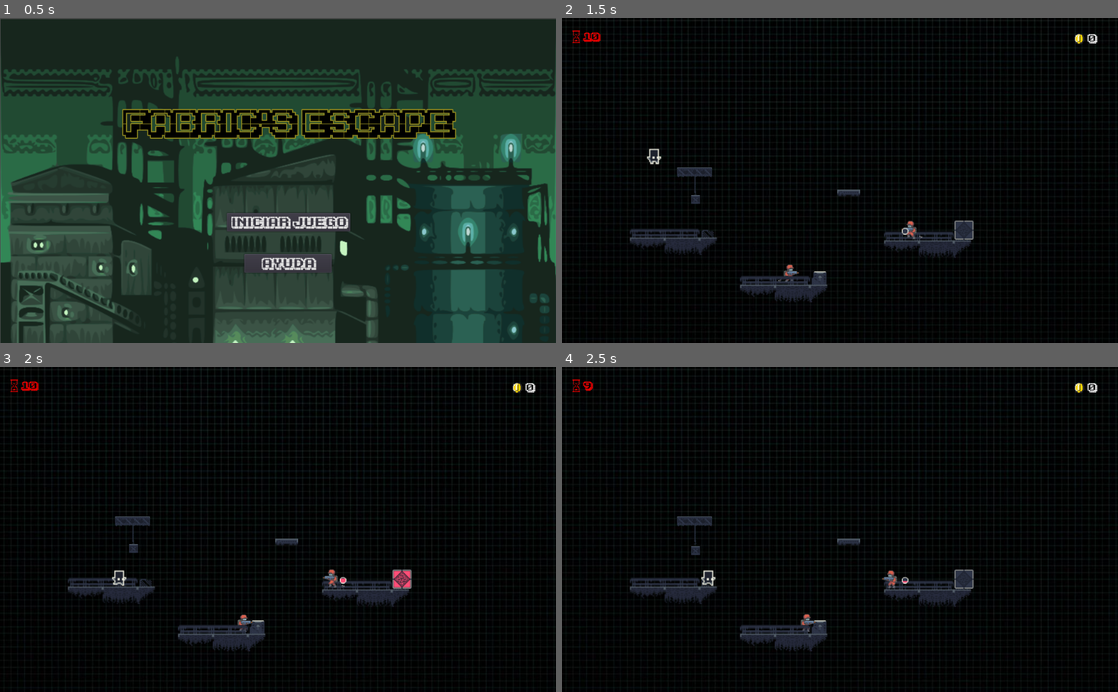
Above: before the commit, frames 1-4 (two rows, left to right).
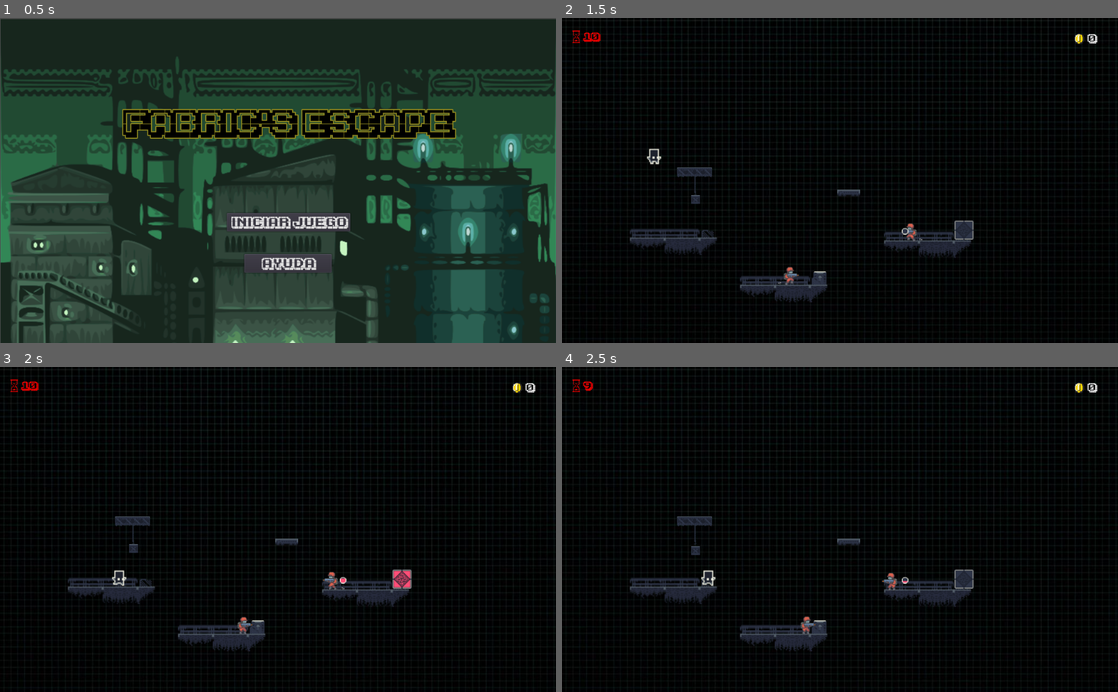
Above: after the commit, the same moments.

Repository: sennedjem/-unq-ipv-minion3
Game: Godot game, scene res://Resources/EscenaInicial.tscn
Same seed, same stepped clock (60 frames per second), same inputs: the game is played once before the commit and once after it. Sound files missing from this copy of the repository are replaced by a short silence.
Inputs:
- Up to frame 1 (0.5 s): no input
- Up to frame 2 (1.5 s): click "Iniciar juego" at 0.5 s; tap Enter (ui_accept) at 1.25 s; hold Right (ui_right) from 1.28 s (still down)
- Up to frame 3 (2 s): keep holding Right (ui_right); tap Enter (ui_accept) at 1.52 s
- Up to frame 4 (2.5 s): keep holding Right (ui_right); tap Enter (ui_accept) at 2.27 s

Frame 1 is identical in both runs. In frame 2, 0.2% of the frame differs, in the area x 38-65%, y 62-83%; in frame 3, 0.2%, in the area x 42-62%, y 62-83%; in frame 4, 0.2%.

Commit message:
Se agrega comportamiento de que si el pj salta sobre la cabeza de los enemigos mueren

Diff:
--- a/Niveles/NivelPresentacion.tscn
+++ b/Niveles/NivelPresentacion.tscn
@@ -143,6 +143,7 @@
 [node name="EnemigoRojo" parent="Plataformas/plataforma2" instance=ExtResource( 15 )]
 position = Vector2( 0, -7.531 )
 scale = Vector2( 0.5, 0.5 )
+z_index = 1
 
 [node name="plataforma2" type="Sprite" parent="Plataformas/plataforma2"]
 texture = ExtResource( 1 )
@@ -227,13 +228,13 @@
 texture = ExtResource( 18 )
 
 [node name="Timer" type="Timer" parent="."]
+[connection signal="juego_activo" from="." to="Coin" method="_on_Level_juego_activo"]
+[connection signal="juego_activo" from="." to="Plataformas/plataforma4/CajaFinal" method="_on_Level_juego_activo"]
 [connection signal="juego_activo" from="." to="Plataformas/plataforma2/EnemigoRojo" method="_on_Level_juego_activo"]
-[connection signal="juego_activo" from="." to="Plataformas/plataforma4/CajaFinal" method="_on_Level_juego_activo"]
-[connection signal="juego_activo" from="." to="Coin" method="_on_Level_juego_activo"]
 [connection signal="juego_activo" from="." to="Plataformas/plataforma4/EnemigoRojo" method="_on_Level_juego_activo"]
+[connection signal="juego_frenado" from="." to="Coin" method="_on_Level_juego_frenado"]
+[connection signal="juego_frenado" from="." to="Plataformas/plataforma4/CajaFinal" method="_on_Level_juego_frenado"]
 [connection signal="juego_frenado" from="." to="Plataformas/plataforma2/EnemigoRojo" method="_on_Level_juego_frenado"]
-[connection signal="juego_frenado" from="." to="Plataformas/plataforma4/CajaFinal" method="_on_Level_juego_frenado"]
-[connection signal="juego_frenado" from="." to="Coin" method="_on_Level_juego_frenado"]
 [connection signal="juego_frenado" from="." to="Plataformas/plataforma4/EnemigoRojo" method="_on_Level_juego_frenado"]
 [connection signal="personaje_entro" from="Plataformas/plataforma4/CajaFinal" to="." method="_on_CajaFinal_personaje_entro"]
 [connection signal="body_entered" from="Plataformas/plataforma2/Caja" to="PersonajeJugable" method="_on_Caja_body_entered"]
--- a/Resources/EnemigoRojo.tscn
+++ b/Resources/EnemigoRojo.tscn
@@ -12,6 +12,14 @@
 [ext_resource path="res://Texturas/redenemyidle2.png" type="Texture" id=10]
 [ext_resource path="res://Texturas/redenemyidle4.png" type="Texture" id=11]
 [ext_resource path="res://Texturas/redenemyidle3.png" type="Texture" id=12]
+[ext_resource path="res://Texturas/redenemydeath1.png" type="Texture" id=13]
+[ext_resource path="res://Texturas/redenemydeath7.png" type="Texture" id=14]
+[ext_resource path="res://Texturas/redenemydeath8.png" type="Texture" id=15]
+[ext_resource path="res://Texturas/redenemydeath6.png" type="Texture" id=16]
+[ext_resource path="res://Texturas/redenemydeath2.png" type="Texture" id=17]
+[ext_resource path="res://Texturas/redenemydeath4.png" type="Texture" id=18]
+[ext_resource path="res://Texturas/redenemydeath3.png" type="Texture" id=19]
+[ext_resource path="res://Texturas/redenemydeath5.png" type="Texture" id=20]
 
 [sub_resource type="SpriteFrames" id=1]
 animations = [ {
@@ -25,6 +33,11 @@
 "name": "estatico",
 "speed": 5.0
 }, {
+"frames": [ ExtResource( 13 ), ExtResource( 17 ), ExtResource( 18 ), ExtResource( 19 ), ExtResource( 20 ), ExtResource( 16 ), ExtResource( 14 ), ExtResource( 15 ) ],
+"loop": true,
+"name": "muerte",
+"speed": 5.0
+}, {
 "frames": [ ExtResource( 9 ), ExtResource( 10 ), ExtResource( 12 ), ExtResource( 11 ), ExtResource( 8 ) ],
 "loop": true,
 "name": "ocioso",
@@ -32,20 +45,31 @@
 } ]
 
 [sub_resource type="RectangleShape2D" id=2]
-extents = Vector2( 10, 18.8067 )
+extents = Vector2( 7.3409, 9.38636 )
+
+[sub_resource type="RectangleShape2D" id=3]
+extents = Vector2( 5, 4.25 )
 
 [node name="EnemigoRojo" type="KinematicBody2D"]
 script = ExtResource( 7 )
 
 [node name="AnimatedSprite" type="AnimatedSprite" parent="."]
 frames = SubResource( 1 )
-animation = "ocioso"
-frame = 2
+animation = "muerte"
+frame = 4
 playing = true
 
 [node name="CollisionShape2D" type="CollisionShape2D" parent="."]
-position = Vector2( -0.840897, -1.26134 )
+position = Vector2( -2.8409, 3.63636 )
 shape = SubResource( 2 )
 
 [node name="Timer" type="Timer" parent="."]
+
+[node name="Area2D" type="Area2D" parent="."]
+
+[node name="CollisionShape2D2" type="CollisionShape2D" parent="Area2D"]
+position = Vector2( -0.25, -11.375 )
+shape = SubResource( 3 )
+[connection signal="animation_finished" from="AnimatedSprite" to="." method="_on_AnimatedSprite_animation_finished"]
 [connection signal="timeout" from="Timer" to="." method="_on_Timer_timeout"]
+[connection signal="body_entered" from="Area2D" to="." method="_on_Area2D_body_entered"]
--- a/Resources/Personaje.tscn
+++ b/Resources/Personaje.tscn
@@ -13,14 +13,14 @@
 
 [sub_resource type="SpriteFrames" id=1]
 animations = [ {
+"frames": [ ExtResource( 2 ), ExtResource( 4 ), ExtResource( 5 ), ExtResource( 3 ), ExtResource( 1 ) ],
+"loop": true,
+"name": "camina",
+"speed": 5.0
+}, {
 "frames": [ ExtResource( 2 ), ExtResource( 9 ), ExtResource( 8 ), ExtResource( 7 ) ],
 "loop": true,
 "name": "salto",
-"speed": 5.0
-}, {
-"frames": [ ExtResource( 2 ), ExtResource( 4 ), ExtResource( 5 ), ExtResource( 3 ), ExtResource( 1 ) ],
-"loop": true,
-"name": "camina",
 "speed": 5.0
 } ]
 
--- a/Scripts/EnemigoRojo.gd
+++ b/Scripts/EnemigoRojo.gd
@@ -8,7 +8,7 @@
 export (int) var jump_speed = -340
 export (int) var gravity = 1200
 var rng = RandomNumberGenerator.new()
-
+var dead = false
 var active = false
 var waiting = false
 
@@ -20,11 +20,9 @@
 	rng.randomize()
 	var random = rng.randf()
 	if random>0.5:
-		print('mas')
 		direcction = "right"
 		$AnimatedSprite.flip_h = false
 	else:
-		print('menos')
 		direcction ="left"
 		$AnimatedSprite.flip_h = true
 	pass # Replace with function body.
@@ -32,32 +30,33 @@
 
 # Called every frame. 'delta' is the elapsed time since the previous frame.
 func _process(delta):
-	velocity.x = 0
-	if(direcction=="right"):
-		if(self.position.x>_get_top_right_()):
-			waiting = true
-			if($Timer.is_stopped()):
-				var secs = rng.randf()
-				print(secs)
-				$Timer.start(secs)
-		velocity.x += run_speed
-	else:
-		if(self.position.x<-33):
-			waiting = true
-			if($Timer.is_stopped()):
-				var secs = rng.randf()
-				print(secs)
-				$Timer.start(secs)
-		velocity.x -= run_speed
-	velocity.y += gravity * delta
-	if active:
-		if(!waiting):
-			velocity = move_and_slide(velocity,Vector2(0, -1))
-			$AnimatedSprite.play("correr")
+	if!dead:
+		velocity.x = 0
+		if(direcction=="right"):
+			if(self.position.x>_get_top_right_()):
+				waiting = true
+				if($Timer.is_stopped()):
+					var secs = rng.randf()
+					print(secs)
+					$Timer.start(secs)
+			velocity.x += run_speed
 		else:
-			$AnimatedSprite.play("ocioso")
-	else:
-		$AnimatedSprite.play("estatico")
+			if(self.position.x<-33):
+				waiting = true
+				if($Timer.is_stopped()):
+					var secs = rng.randf()
+					print(secs)
+					$Timer.start(secs)
+			velocity.x -= run_speed
+		velocity.y += gravity * delta
+		if active:
+			if(!waiting):
+				velocity = move_and_slide(velocity,Vector2(0, -1))
+				$AnimatedSprite.play("correr")
+			else:
+				$AnimatedSprite.play("ocioso")
+		else:
+			$AnimatedSprite.play("estatico")
 
 
 func _on_Level_juego_activo():
@@ -82,3 +81,17 @@
 	else:
 		direcction = "right"
 		$AnimatedSprite.flip_h = false
+
+
+func _on_Area2D_body_entered(body):
+	print(body.name)
+	if(body.name == "PersonajeJugable"):
+		dead = true
+		$AnimatedSprite.play("muerte")
+
+
+func _on_AnimatedSprite_animation_finished():
+	if($AnimatedSprite.animation =="muerte"):
+		$AnimatedSprite.stop()
+		$AnimatedSprite.set_animation("muerte")
+		$AnimatedSprite.set_frame(6)
Not shown: 1 places in Resources/EnemigoRojo.tscn that only renumber resources
Binary file added: Texturas/redenemydeath1.png
Not shown, added: Texturas/redenemydeath1.png.import
Binary file added: Texturas/redenemydeath2.png
Not shown, added: Texturas/redenemydeath2.png.import
Binary file added: Texturas/redenemydeath3.png
Not shown, added: Texturas/redenemydeath3.png.import
Binary file added: Texturas/redenemydeath4.png
Not shown, added: Texturas/redenemydeath4.png.import
Binary file added: Texturas/redenemydeath5.png
Not shown, added: Texturas/redenemydeath5.png.import
Binary file added: Texturas/redenemydeath6.png
(and 5 more such lines)
